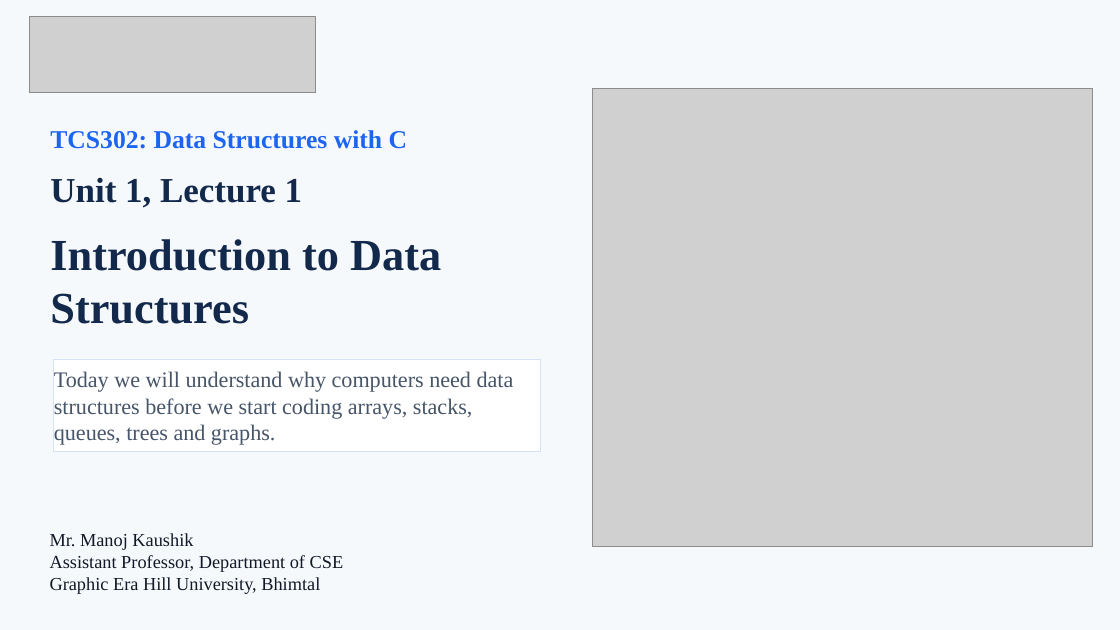
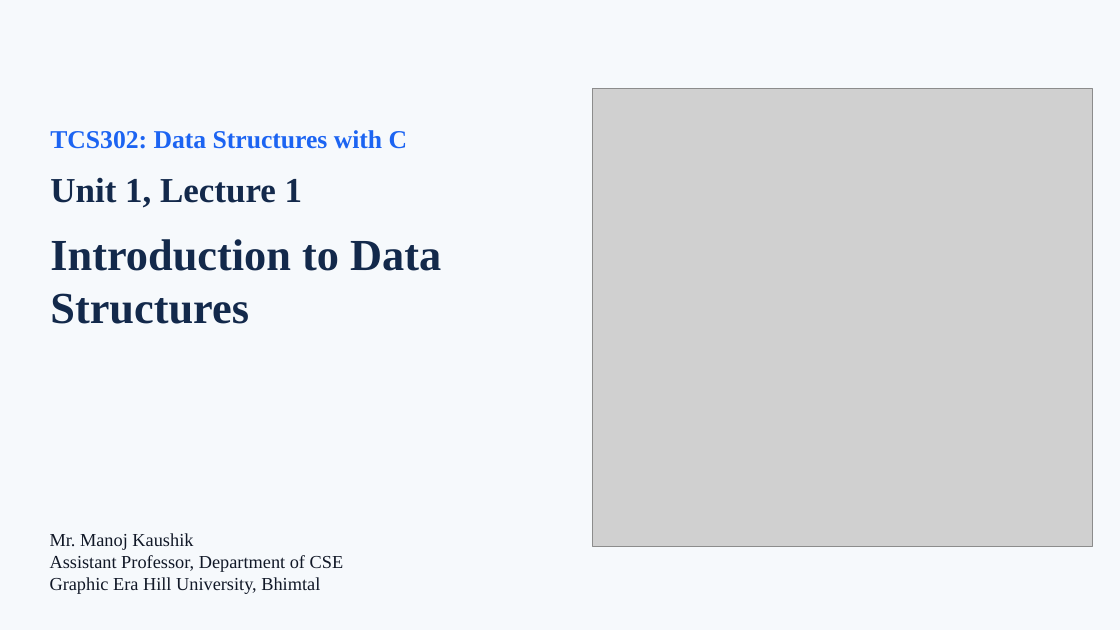
Before and after one commit to manojkaushik/manojkaushik.github.io, a slide deck: slide 1 of assets/TCS302/Unit-1/Lecture1_Introduction_to_Data_Structures.pptx. Drawn at 1120x630 pixels with LibreOffice and Linux fonts; fonts in the diff are those of the drawing; grey boxes stand for pictures. Boxes give left, top, right and bottom in pixels: in the first picture for what was removed or moved away, otherwise in the second. Text is boxed around its words. In the diff, an @@ line names an element or a change of style, - is before the commit and + after.

```diff
--- a/assets/TCS302/Unit-1/Lecture1_Introduction_to_Data_Structures.pptx
+++ b/assets/TCS302/Unit-1/Lecture1_Introduction_to_Data_Structures.pptx
@@ picture removed at (29,17,315,92) @@
@@ rectangle removed at (54,360,541,452) @@
-Today we will understand why computers need data structures before we start coding arrays, stacks, queues, trees and graphs.
```
Also in this commit, not shown: 12 other slides changed, 2 slides removed, 46 other files.
